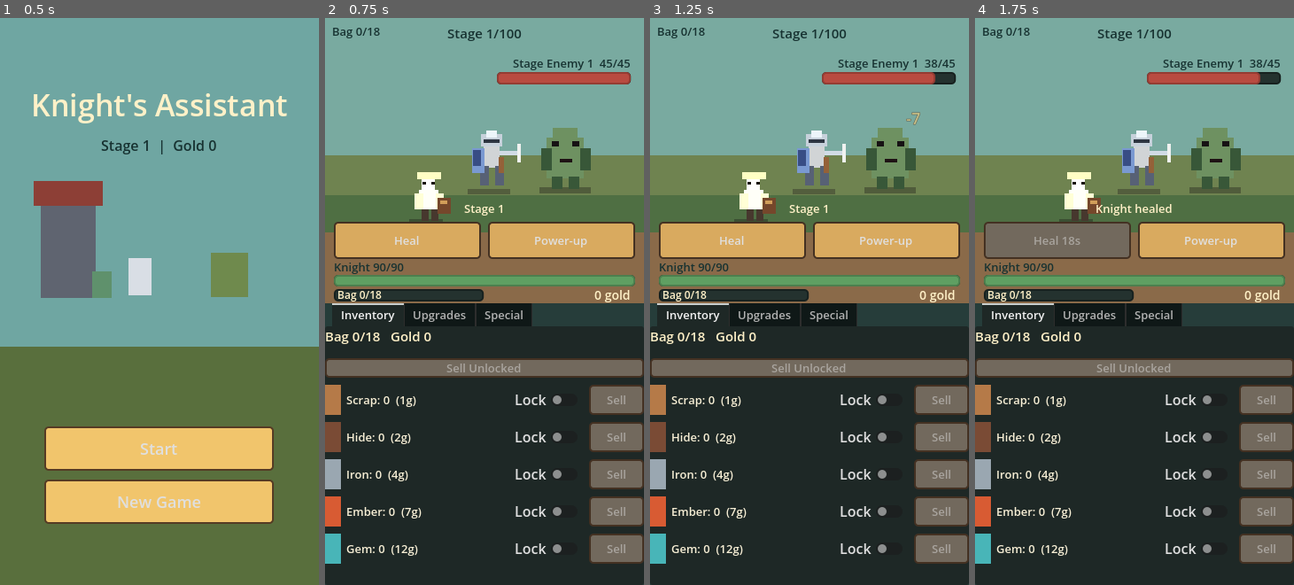
Above: before the commit, frames 1-4 (left to right).
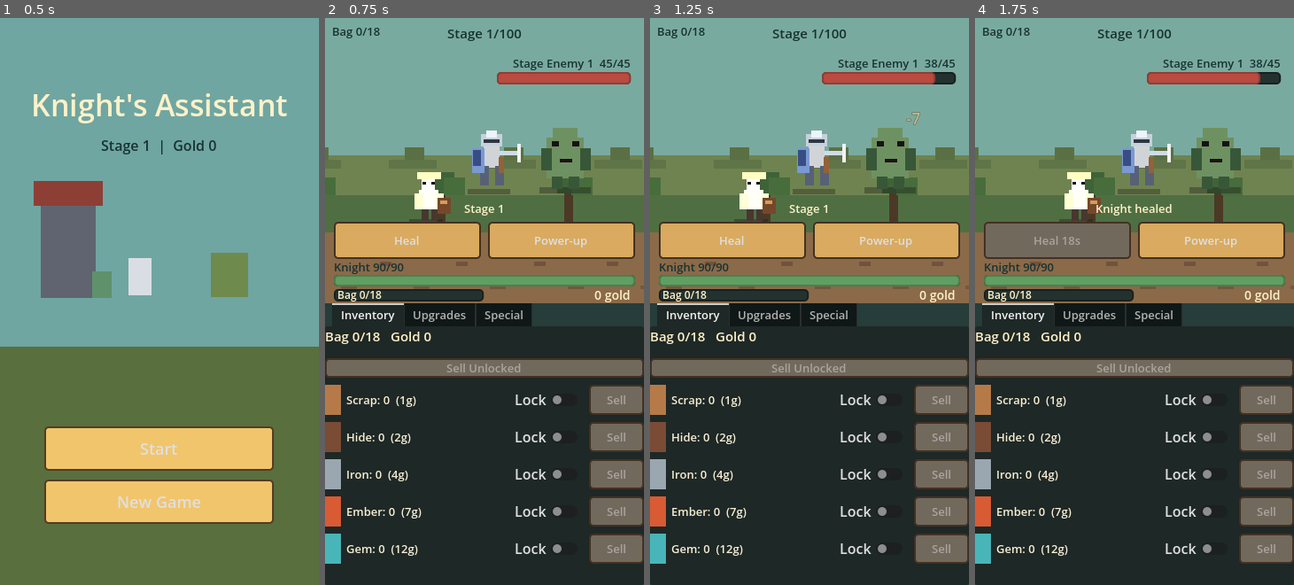
Above: after the commit, the same moments.

Repository: TheAmazingTurtle/knight-s-assistant
Game: Godot game, scene res://core/main.tscn
Same seed, same stepped clock (60 frames per second), same inputs: the game is played once before the commit and once after it.
Inputs:
- Up to frame 1 (0.5 s): no input
- Up to frame 2 (0.75 s): click "Start" at 0.5 s
- Up to frame 3 (1.25 s): no input
- Up to frame 4 (1.75 s): click "Heal" at 1.25 s

Frame 1 is identical in both runs. In frame 2, 1.1% of the frame differs, in the area x 0-96%, y 22-44%; in frame 3, 1.1%; in frame 4, 1.1%.

Commit message:
Animate stage transitions with parallax

Diff:
--- a/screens/game_screen/game_screen.gd
+++ b/screens/game_screen/game_screen.gd
@@ -18,9 +18,15 @@
 const KNIGHT_FIGHT_CENTER_RATIO := Vector2(0.52, 0.5)
 const ENEMY_FIGHT_CENTER_RATIO := Vector2(0.75, 0.48)
 const PORTER_HOME_CENTER_RATIO := Vector2(0.32, 0.62)
+const STAGE_TRANSITION_DURATION := 1.15
+const TRANSITION_CAMERA_DISTANCE_RATIO := 0.62
+const TRANSITION_SCREEN_LAG_RATIO := 0.14
 
 var battle_area: Control
 var loot_layer: Control
+var far_scenery_layer: Control
+var near_scenery_layer: Control
+var path_scenery_layer: Control
 var tabs: TabContainer
 var inventory_content: VBoxContainer
 var upgrades_content: VBoxContainer
@@ -57,6 +63,7 @@
 var tonic_active_left := 0.0
 var porter_hurry_left := 0.0
 var stage_transition_timer := 0.0
+var stage_traveling := false
 var combat_paused := false
 var victory_visible := false
 var porter_center := Vector2.ZERO
@@ -90,6 +97,7 @@
 	if stage_transition_timer > 0.0:
 		stage_transition_timer = max(0.0, stage_transition_timer - delta)
 		if stage_transition_timer <= 0.0:
+			stage_traveling = false
 			_start_stage()
 		_refresh_battle_labels()
 		return
@@ -143,12 +151,29 @@
 	far_hills.anchor_bottom = 0.66
 	battle_area.add_child(far_hills)
 
+	far_scenery_layer = Control.new()
+	far_scenery_layer.mouse_filter = Control.MOUSE_FILTER_IGNORE
+	far_scenery_layer.set_anchors_and_offsets_preset(Control.PRESET_FULL_RECT)
+	battle_area.add_child(far_scenery_layer)
+	for x in [-36, 72, 184, 304, 426, 548]:
+		_add_scenery_rect(far_scenery_layer, Vector2(x, 160), Vector2(54, 10), Color("#5f7447"))
+		_add_scenery_rect(far_scenery_layer, Vector2(x + 18, 146), Vector2(22, 14), Color("#5a7044"))
+
 	var grass := ColorRect.new()
 	grass.color = Color("#4f6f43")
 	grass.anchor_top = 0.62
 	grass.anchor_right = 1.0
 	grass.anchor_bottom = 1.0
 	battle_area.add_child(grass)
+
+	near_scenery_layer = Control.new()
+	near_scenery_layer.mouse_filter = Control.MOUSE_FILTER_IGNORE
+	near_scenery_layer.set_anchors_and_offsets_preset(Control.PRESET_FULL_RECT)
+	battle_area.add_child(near_scenery_layer)
+	for x in [-28, 118, 262, 394, 526]:
+		_add_scenery_rect(near_scenery_layer, Vector2(x + 8, 196), Vector2(10, 34), Color("#4b3925"))
+		_add_scenery_rect(near_scenery_layer, Vector2(x, 174), Vector2(28, 24), Color("#3f6338"))
+		_add_scenery_rect(near_scenery_layer, Vector2(x + 16, 180), Vector2(24, 20), Color("#476d3c"))
 
 	var path := ColorRect.new()
 	path.color = Color("#8a6a49")
@@ -159,6 +184,14 @@
 	path.offset_right = 16
 	battle_area.add_child(path)
 
+	path_scenery_layer = Control.new()
+	path_scenery_layer.mouse_filter = Control.MOUSE_FILTER_IGNORE
+	path_scenery_layer.set_anchors_and_offsets_preset(Control.PRESET_FULL_RECT)
+	battle_area.add_child(path_scenery_layer)
+	for x in [-20, 62, 148, 236, 318, 404, 492, 578]:
+		_add_scenery_rect(path_scenery_layer, Vector2(x, 275), Vector2(13, 5), Color("#71533b"))
+		_add_scenery_rect(path_scenery_layer, Vector2(x + 38, 302), Vector2(18, 4), Color("#74573e"))
+
 	loot_layer = Control.new()
 	loot_layer.mouse_filter = Control.MOUSE_FILTER_PASS
 	loot_layer.set_anchors_and_offsets_preset(Control.PRESET_FULL_RECT)
@@ -247,6 +280,15 @@
 	tonic_button.size_flags_horizontal = Control.SIZE_EXPAND_FILL
 	tonic_button.pressed.connect(_on_tonic_pressed)
 	ability_row.add_child(tonic_button)
+
+
+func _add_scenery_rect(parent: Control, position: Vector2, size: Vector2, color: Color) -> void:
+	var rect := ColorRect.new()
+	rect.color = color
+	rect.position = position
+	rect.size = size
+	rect.mouse_filter = Control.MOUSE_FILTER_IGNORE
+	parent.add_child(rect)
 
 
 func _build_tab_pages() -> void:
@@ -278,6 +320,7 @@
 
 func _start_stage() -> void:
 	_clear_damage_numbers()
+	stage_traveling = false
 	enemy_stats = GameState.get_enemy_stats()
 	enemy_max_hp = float(enemy_stats.get("max_health", 1))
 	enemy_hp = enemy_max_hp
@@ -426,8 +469,9 @@
 		_show_victory()
 	else:
 		_restore_knight_to_full_health()
-		status_label.text = "Stage cleared"
-		stage_transition_timer = 0.85
+		status_label.text = "Traveling to Stage %d" % GameState.stage
+		stage_traveling = true
+		stage_transition_timer = STAGE_TRANSITION_DURATION
 
 
 func _handle_knight_defeated() -> void:
@@ -437,6 +481,7 @@
 		knight_view.set_health_ratio(0.0)
 	GameState.return_to_checkpoint_after_knight_defeat()
 	status_label.text = "Knight fell. Back to Stage %d" % GameState.stage
+	stage_traveling = false
 	stage_transition_timer = 1.1
 
 
@@ -468,6 +513,14 @@
 func _tick_loot(delta: float) -> void:
 	_cleanup_loot()
 	if porter_view == null:
+		return
+	if stage_traveling and stage_transition_timer > 0.0:
+		var travel_target := _porter_transition_center()
+		var travel_speed := GameState.get_porter_speed(true)
+		porter_center = porter_center.move_toward(travel_target, travel_speed * delta)
+		porter_view.position = porter_center - porter_view.size * 0.5
+		porter_view.set_carrying(false)
+		porter_view.set_hurry(true)
 		return
 	var target := _porter_home_center()
 	var nearest := _get_nearest_loot()
@@ -715,12 +768,16 @@
 	var area_size := battle_area.size
 	if area_size.x <= 0.0 or area_size.y <= 0.0:
 		return
+	_layout_background_layers(area_size)
+	var party_offset := _transition_party_screen_offset(area_size)
+	var camera_offset := _transition_camera_offset(area_size)
 	if loot_layer != null:
 		loot_layer.size = area_size
 	if knight_view != null:
-		knight_view.position = _knight_center() - knight_view.size * 0.5
+		knight_view.position = _knight_center() + party_offset - knight_view.size * 0.5
 	if enemy_view != null:
-		enemy_view.position = Vector2(area_size.x * ENEMY_FIGHT_CENTER_RATIO.x, area_size.y * ENEMY_FIGHT_CENTER_RATIO.y) - enemy_view.size * 0.5
+		var enemy_offset := Vector2(-camera_offset, 0.0) if stage_traveling else Vector2.ZERO
+		enemy_view.position = _enemy_center() + enemy_offset - enemy_view.size * 0.5
 	if porter_center == Vector2.ZERO:
 		porter_center = _porter_home_center()
 	if top_bag_label != null:
@@ -759,14 +816,58 @@
 		gold_label.size = Vector2(area_size.x * 0.42, 22)
 
 
+func _layout_background_layers(area_size: Vector2) -> void:
+	var camera_offset := _transition_camera_offset(area_size)
+	_set_parallax_layer_offset(far_scenery_layer, -camera_offset * 0.35)
+	_set_parallax_layer_offset(near_scenery_layer, -camera_offset * 0.65)
+	_set_parallax_layer_offset(path_scenery_layer, -camera_offset)
+
+
+func _set_parallax_layer_offset(layer: Control, offset_x: float) -> void:
+	if layer == null:
+		return
+	layer.position = Vector2(offset_x, 0.0)
+
+
+func _stage_transition_progress() -> float:
+	if not stage_traveling or stage_transition_timer <= 0.0:
+		return 0.0
+	return 1.0 - clampf(stage_transition_timer / STAGE_TRANSITION_DURATION, 0.0, 1.0)
+
+
+func _stage_transition_eased_progress() -> float:
+	var progress := _stage_transition_progress()
+	return progress * progress * (3.0 - 2.0 * progress)
+
+
+func _transition_camera_offset(area_size: Vector2) -> float:
+	return area_size.x * TRANSITION_CAMERA_DISTANCE_RATIO * _stage_transition_eased_progress()
+
+
+func _transition_party_screen_offset(area_size: Vector2) -> Vector2:
+	var progress: float = _stage_transition_progress()
+	var run_lag: float = sin(progress * PI) * area_size.x * TRANSITION_SCREEN_LAG_RATIO
+	var run_bob: float = -abs(sin(progress * PI * 4.0)) * 2.0
+	return Vector2(run_lag, run_bob)
+
+
 func _knight_center() -> Vector2:
 	var area_size := battle_area.size
 	return Vector2(area_size.x * KNIGHT_FIGHT_CENTER_RATIO.x, area_size.y * KNIGHT_FIGHT_CENTER_RATIO.y)
 
 
+func _enemy_center() -> Vector2:
+	var area_size := battle_area.size
+	return Vector2(area_size.x * ENEMY_FIGHT_CENTER_RATIO.x, area_size.y * ENEMY_FIGHT_CENTER_RATIO.y)
+
+
 func _porter_home_center() -> Vector2:
 	var area_size := battle_area.size
 	return Vector2(area_size.x * PORTER_HOME_CENTER_RATIO.x, area_size.y * PORTER_HOME_CENTER_RATIO.y)
+
+
+func _porter_transition_center() -> Vector2:
+	return _knight_center() + _transition_party_screen_offset(battle_area.size) + Vector2(-62, 30)
 
 
 func _show_victory() -> void:
Not shown, changed: README.md
